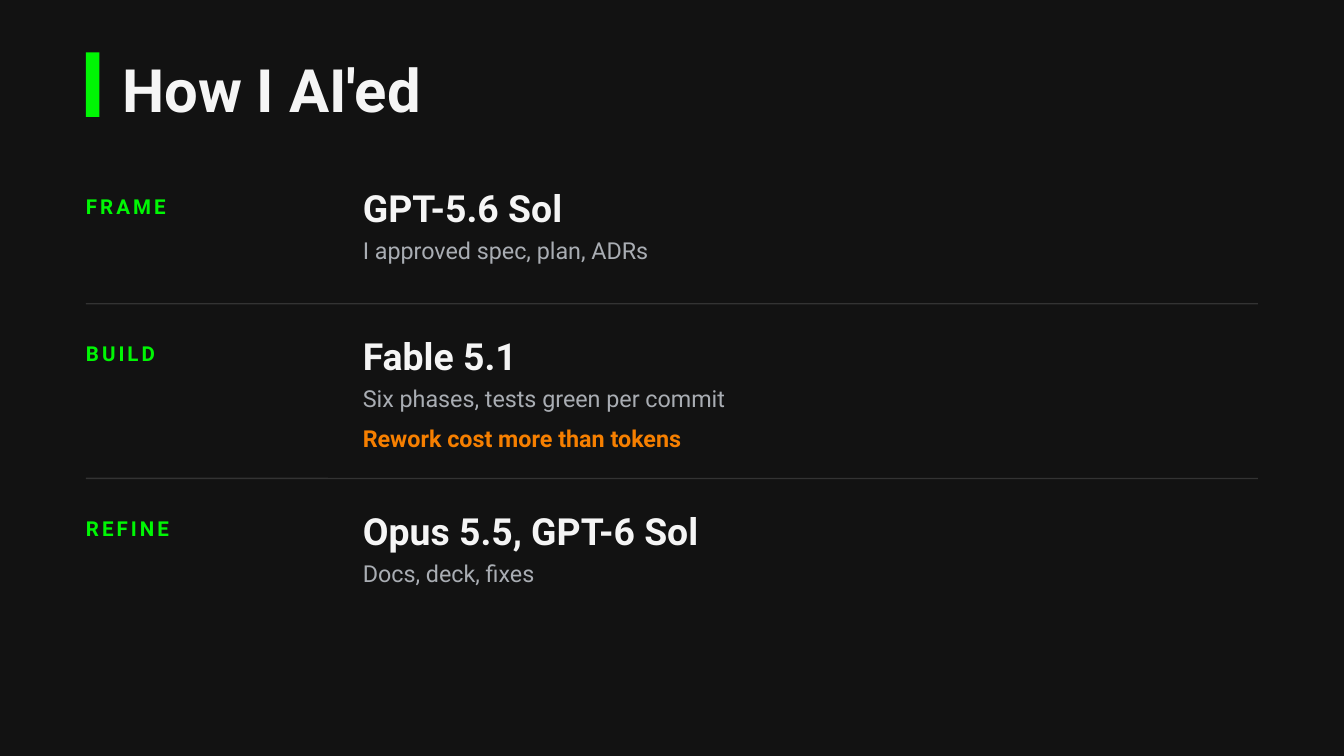
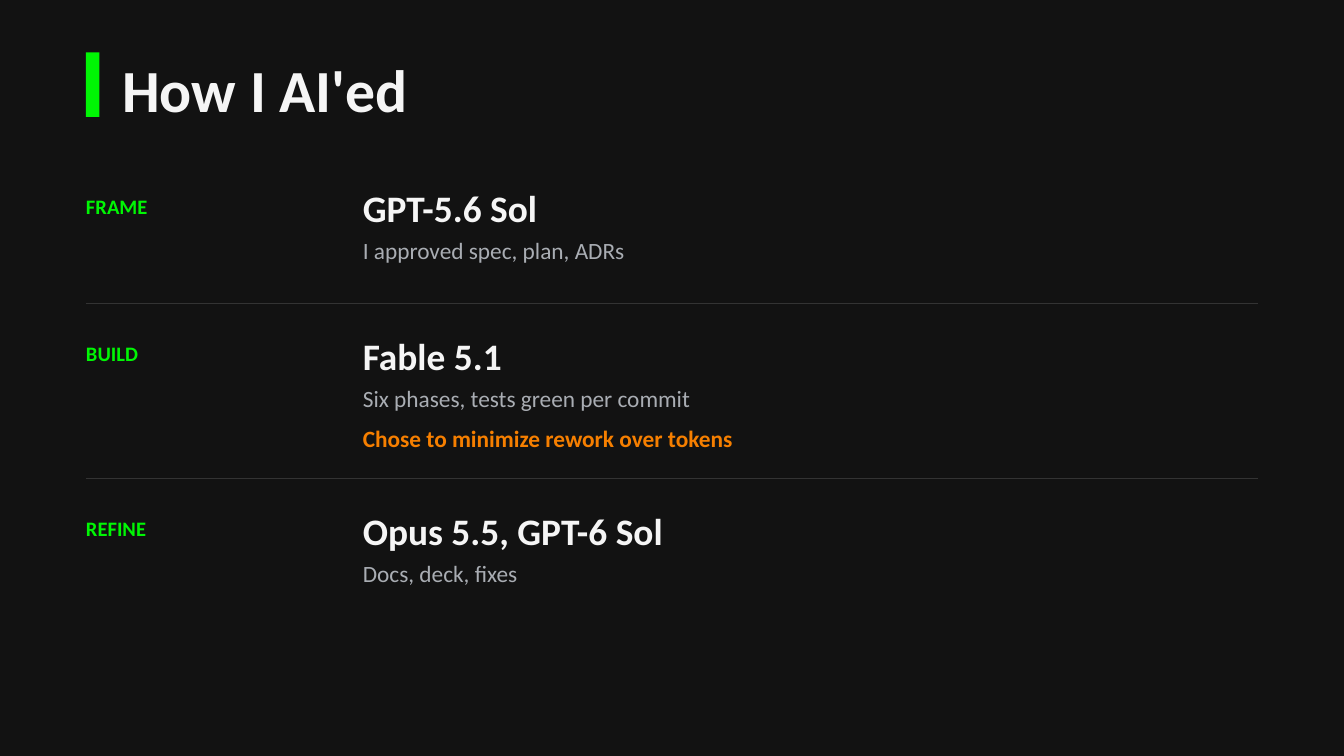
Before and after one commit to johndifini/atm, a slide deck: slide 5 of design/atm-deck.pptx (slide 2 before the commit). Drawn at 1344x756 pixels with LibreOffice and Linux fonts; fonts in the diff are those of the drawing. Boxes give left, top, right and bottom in pixels: in the first picture for what was removed or moved away, otherwise in the second. Text is boxed around its words. In the diff, an @@ line names an element or a change of style, - is before the commit and + after.

```diff
--- a/design/atm-deck.pptx
+++ b/design/atm-deck.pptx
@@ text at [363,430,732,447]: text changed; font Roboto to Calibri @@
-Rework cost more than tokens
+Chose to minimize rework over tokens
@@ font Roboto to Calibri, letter spacing 1.6 to 0 pt in 3 elements at [86,200,147,214], [86,347,138,361], [86,522,146,536] @@
@@ font Roboto to Calibri in 7 elements at [122,70,407,113], [363,195,537,223], [363,243,625,263], [363,343,502,371], [363,391,690,411], [363,518,663,551], [363,566,518,585] @@
```
Also in this commit, not shown: 7 other slides changed, 2 other files.
